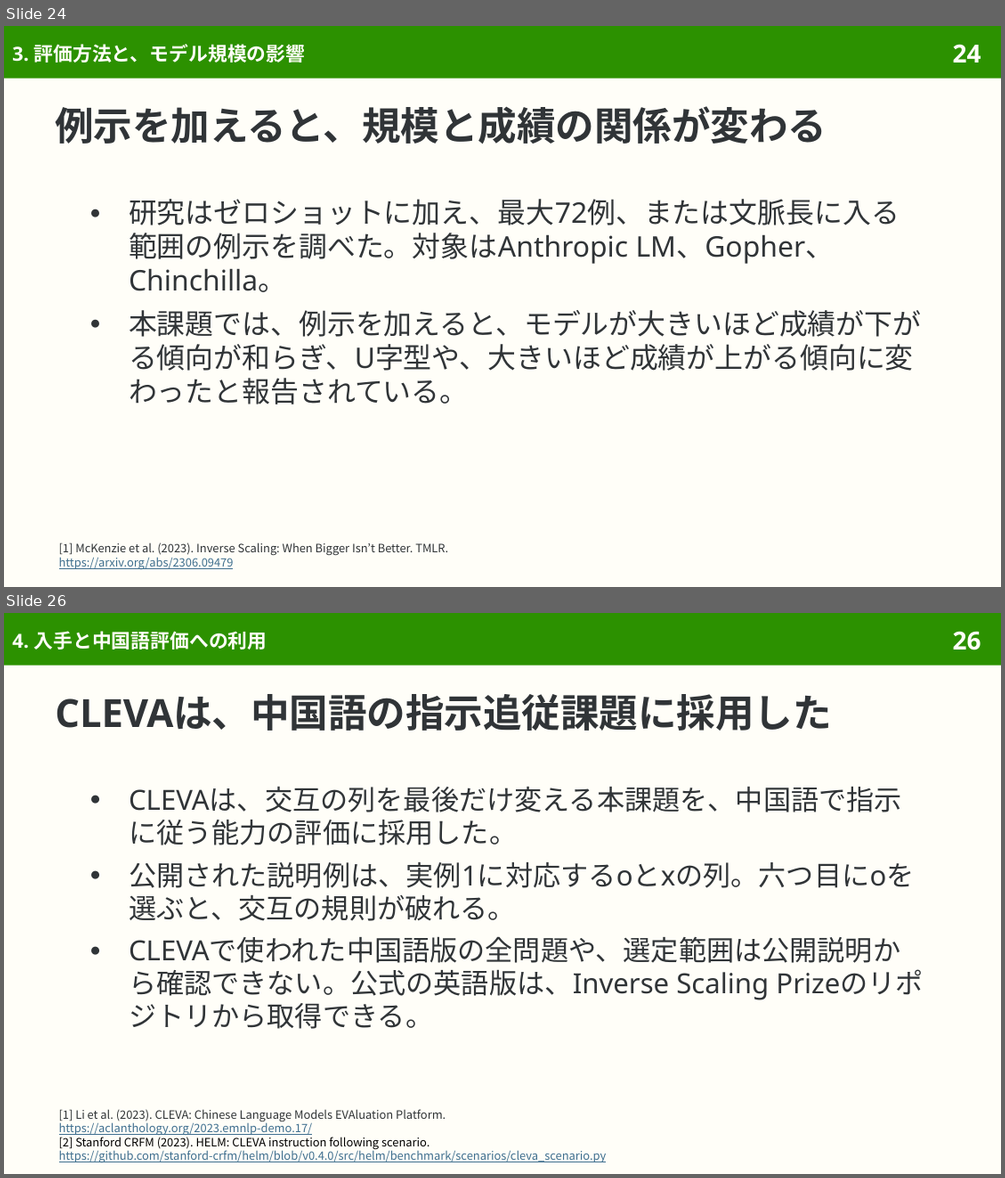
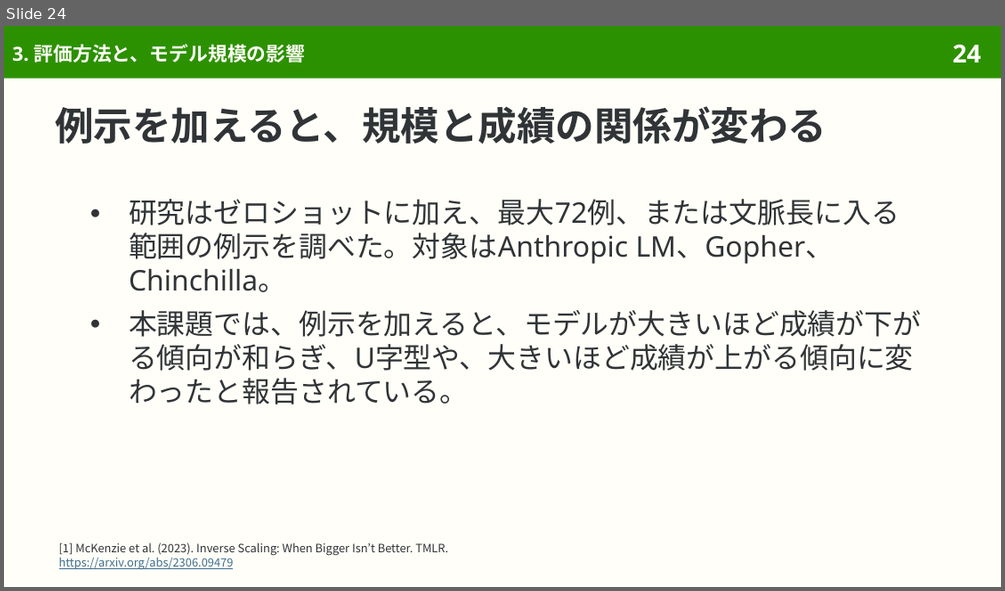
Before and after one commit to sasakiy84/datasets-in-10-minutes, a slide deck: slides/datasets-in-10-minutes-pattern-matching-suppression.pptx. Shown one above the other, each under a label of ours: slides 24 and 26 before the commit, slide 24 after it; the slides between them are not shown. The pictures are 1005x1178 and 1005x591 pixels, drawn with LibreOffice and Linux fonts; fonts in the diff are those of the drawing. Boxes give left, top, right and bottom in pixels: in the first picture for what was removed or moved away, otherwise in the second. Text is boxed around its words. In the diff, an @@ line names an element or a change of style, - is before the commit and + after.

Commit message:
Center Pattern Matching Suppression on the original instruction-following task

```diff
--- a/slides/datasets-in-10-minutes-pattern-matching-suppression.pptx
+++ b/slides/datasets-in-10-minutes-pattern-matching-suppression.pptx
@@ slide 26 removed at (4, 613, 1001, 1174), background #FFFEF8; not listed: 2 template elements that a slide beside it also shows @@
@@ title removed at (12, 631, 267, 649) @@
-4. 入手と中国語評価への利用
@@ title removed at (55, 694, 832, 730) @@
-CLEVAは、中国語の指示追従課題に採用した
@@ text removed at (129, 787, 914, 1029) @@
-● CLEVAは、交互の列を最後だけ変える本課題を、中国語で指示に従う能力の評価に採用した。
-● 公開された説明例は、実例1に対応するoとxの列。六つ目にoを選ぶと、交互の規則が破れる。
-● CLEVAで使われた中国語版の全問題や、選定範囲は公開説明から確認できない。公式の英語版は、Inverse Scaling Prizeのリポジトリから取得できる。
@@ text removed at (59, 1109, 607, 1162) @@
-[1] Li et al. (2023). CLEVA: Chinese Language Models EVAluation Platform.
-https://aclanthology.org/2023.emnlp-demo.17/
-[2] Stanford CRFM (2023). HELM: CLEVA instruction following scenario.
-https://github.com/stanford-crfm/helm/blob/v0.4.0/src/helm/benchmark/scenarios/cleva_scenario.py
```
Also in this commit, not shown: 5 slides changed, 2 other slides removed, 49 other files.
